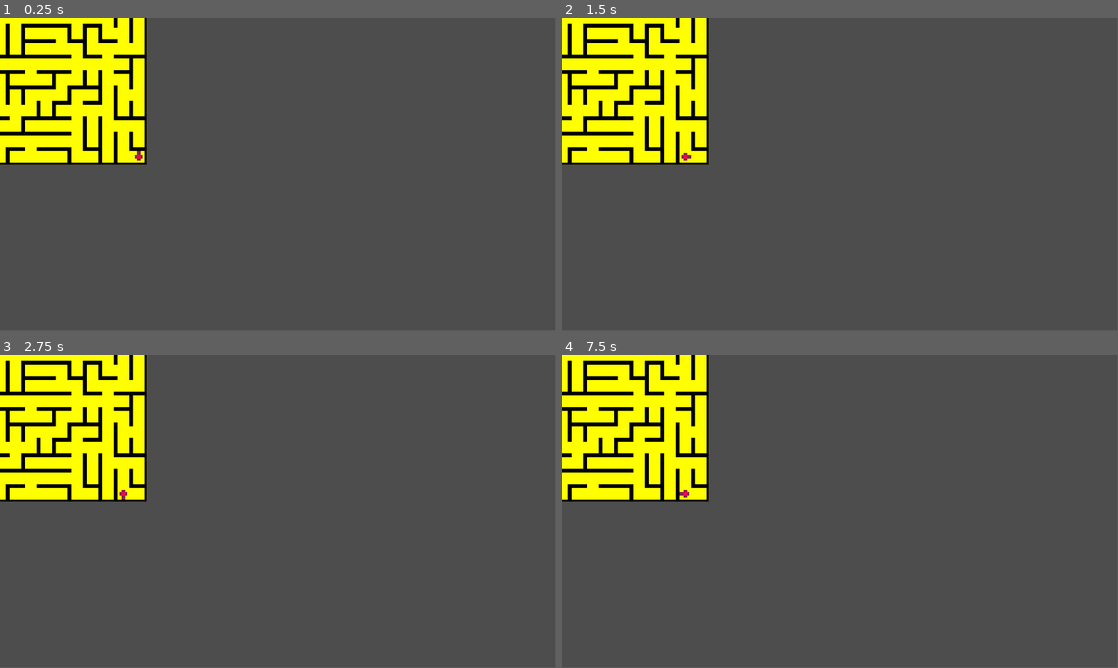
Above: before the commit, frames 1-4 (two rows, left to right).
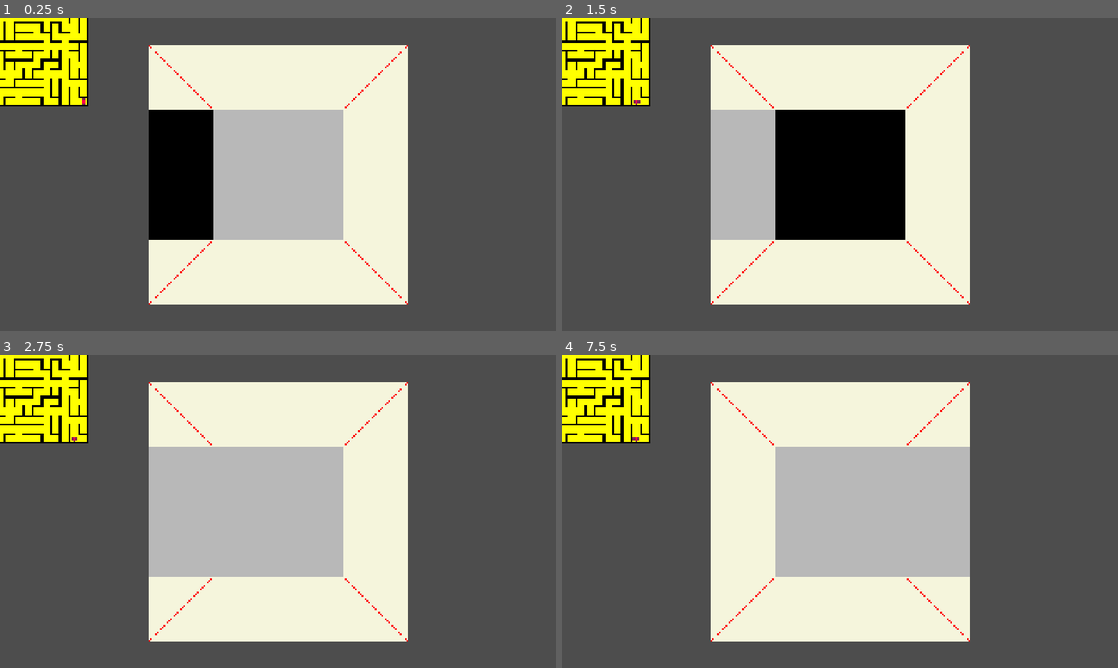
Above: after the commit, the same moments.

Repository: sym-z/arm-to-the-teeth
Game: Godot game, scene res://scenes/testing_level/testing_level.tscn
Same seed, same stepped clock (60 frames per second), same inputs: the game is played once before the commit and once after it. The project has no main scene, so this scene is started directly.
Inputs:
- Up to frame 1 (0.25 s): no input
- Up to frame 2 (1.5 s): tap Enter at 0.5 s; hold D (turn_right) 0.53-1.28 s; tap Space at 1.25 s; hold S (move_back) from 1.28 s (still down)
- Up to frame 3 (2.75 s): tap Enter at 2 s; release S (move_back) at 2.03 s; hold D (turn_right) from 2.03 s (still down)
- Up to frame 4 (7.5 s): tap Space at 2.75, 4.25 s; release D (turn_right) at 2.78 s; hold W (move_forward) 2.78-3.53 s; tap Enter at 3.5 s; hold A (turn_left) 3.53-5.03 s; hold S (move_back) 5.03-5.78 s; hold D (turn_right) 5.78-6.53 s; hold W (move_forward) 6.53-7.28 s; hold D (turn_right) from 7.28 s (still down)
In our replay, the window is 799x449 before the commit and 800x450 after it. These sizes can differ from the game's own. Grey fills any space a smaller window leaves; there, only what the larger window draws over its background counts as a difference.

The runs differ from the first frame. In frame 1, 48% of the frame differs, in the area x 0-74%, y 0-92%; in frame 2, 48%; in frame 3, 48%; in frame 4, 48%.

Commit message:
Distance 0 Rendering

Diff:
--- /dev/null
+++ b/src/prefabs/dungeon_viewport/dungeon_viewport.gd
@@ -0,0 +1,76 @@
+extends Node2D
+
+@export var map : Node
+@export var player : Node
+
+
+## Wall Sprites
+## d0
+enum D0_CENTER {WALL,EMPTY}
+enum D0_SIDE {WALL, TURN, EMPTY}
+@export_category("D0 Walls")
+@export var d0_left : AnimatedSprite2D
+@export var d0_center : AnimatedSprite2D
+@export var d0_right : AnimatedSprite2D
+var d0_walls : Dictionary[String,AnimatedSprite2D] = {
+	"left" : d0_left,
+	"center" : d0_center,
+	"right" : d0_right,
+}
+# Called when the node enters the scene tree for the first time.
+func _ready():
+	pass # Replace with function body.
+
+
+# Called every frame. 'delta' is the elapsed time since the previous frame.
+func _process(delta):
+	pass
+
+
+func _on_map_map_generated():
+	refresh_viewport()
+
+
+func refresh_viewport():
+	# Is there a wall in front of us at d0:
+	# Get the cell the player is in
+	var curr_cell : Cell = map.world_map[player.position]
+	# Check wall in facing direction
+	if curr_cell.walls_to_int() & player.facing:
+		d0_center.frame = D0_CENTER.WALL
+	else:
+		d0_center.frame = D0_CENTER.EMPTY
+	# Check sides
+	# Left side
+	if curr_cell.walls_to_int() & Globals.left_of(player.facing):
+		d0_left.frame = D0_SIDE.WALL
+	else:
+		# Check what is ahead of the left cell in the direction that the player is facing
+		# Cannot go out of bounds because this only happens if there is not a wall to our left
+		var left_cell : Cell = map.get_left_cell(player.position,player.facing)
+		# Check to see if there is a wall or nothing in the direction the player is facing in this cell
+		if left_cell.walls_to_int() & player.facing:
+			d0_left.frame = D0_SIDE.TURN
+		else:
+			d0_left.frame = D0_SIDE.EMPTY
+	# Right side
+	if curr_cell.walls_to_int() & Globals.right_of(player.facing):
+		d0_right.frame = D0_SIDE.WALL
+	else:
+		# Check what is ahead of the right cell in the direction that the player is facing
+		# Cannot go out of bounds because this only happens if there is not a wall to our right
+		var right_cell : Cell = map.get_right_cell(player.position,player.facing)
+		# Check to see if there is a wall or nothing in the direction the player is facing in this cell
+		if right_cell.walls_to_int() & player.facing:
+			d0_right.frame = D0_SIDE.TURN
+		else:
+			d0_right.frame = D0_SIDE.EMPTY
+	pass
+
+func _on_player_change_facing():
+	refresh_viewport()
+
+
+
+func _on_player_change_position():
+	refresh_viewport()
--- /dev/null
+++ b/src/prefabs/dungeon_viewport/dungeon_viewport.tscn
@@ -0,0 +1,109 @@
+[gd_scene load_steps=15 format=3 uid="uid://b5lskvgjumjn"]
+
+[ext_resource type="Script" uid="uid://cdjdv4vrvn21b" path="res://prefabs/dungeon_viewport/dungeon_viewport.gd" id="1_x06gq"]
+[ext_resource type="Texture2D" uid="uid://by1dl3kscna6u" path="res://assets/visual/prototype_renderer/side_wall_d0.png" id="1_yqvim"]
+[ext_resource type="Texture2D" uid="uid://wkiscb54ntfj" path="res://assets/visual/prototype_renderer/front_wall_d0.png" id="2_x06gq"]
+
+[sub_resource type="AtlasTexture" id="AtlasTexture_sishi"]
+atlas = ExtResource("1_yqvim")
+region = Rect2(0, 0, 225, 900)
+
+[sub_resource type="AtlasTexture" id="AtlasTexture_8wd0p"]
+atlas = ExtResource("1_yqvim")
+region = Rect2(225, 0, 225, 900)
+
+[sub_resource type="AtlasTexture" id="AtlasTexture_g0dob"]
+atlas = ExtResource("1_yqvim")
+region = Rect2(450, 0, 225, 900)
+
+[sub_resource type="SpriteFrames" id="SpriteFrames_krg55"]
+animations = [{
+"frames": [{
+"duration": 1.0,
+"texture": SubResource("AtlasTexture_sishi")
+}, {
+"duration": 1.0,
+"texture": SubResource("AtlasTexture_8wd0p")
+}, {
+"duration": 1.0,
+"texture": SubResource("AtlasTexture_g0dob")
+}],
+"loop": true,
+"name": &"default",
+"speed": 5.0
+}]
+
+[sub_resource type="AtlasTexture" id="AtlasTexture_o1322"]
+atlas = ExtResource("2_x06gq")
+region = Rect2(0, 0, 450, 900)
+
+[sub_resource type="AtlasTexture" id="AtlasTexture_0b81m"]
+atlas = ExtResource("2_x06gq")
+region = Rect2(450, 0, 450, 900)
+
+[sub_resource type="SpriteFrames" id="SpriteFrames_57dgs"]
+animations = [{
+"frames": [{
+"duration": 1.0,
+"texture": SubResource("AtlasTexture_o1322")
+}, {
+"duration": 1.0,
+"texture": SubResource("AtlasTexture_0b81m")
+}],
+"loop": true,
+"name": &"default",
+"speed": 5.0
+}]
+
+[sub_resource type="AtlasTexture" id="AtlasTexture_4saro"]
+atlas = ExtResource("1_yqvim")
+region = Rect2(0, 0, 225, 900)
+
+[sub_resource type="AtlasTexture" id="AtlasTexture_2325p"]
+atlas = ExtResource("1_yqvim")
+region = Rect2(225, 0, 225, 900)
+
+[sub_resource type="AtlasTexture" id="AtlasTexture_ugiy4"]
+atlas = ExtResource("1_yqvim")
+region = Rect2(450, 0, 225, 900)
+
+[sub_resource type="SpriteFrames" id="SpriteFrames_i3d71"]
+animations = [{
+"frames": [{
+"duration": 1.0,
+"texture": SubResource("AtlasTexture_4saro")
+}, {
+"duration": 1.0,
+"texture": SubResource("AtlasTexture_2325p")
+}, {
+"duration": 1.0,
+"texture": SubResource("AtlasTexture_ugiy4")
+}],
+"loop": true,
+"name": &"default",
+"speed": 5.0
+}]
+
+[node name="Dungeon Viewport" type="Node2D" node_paths=PackedStringArray("d0_left", "d0_center", "d0_right")]
+script = ExtResource("1_x06gq")
+d0_left = NodePath("Distance 0/Left Wall")
+d0_center = NodePath("Distance 0/Center Wall")
+d0_right = NodePath("Distance 0/Right Wall")
+
+[node name="Distance 0" type="Node2D" parent="."]
+
+[node name="Left Wall" type="AnimatedSprite2D" parent="Distance 0"]
+position = Vector2(510, 90)
+sprite_frames = SubResource("SpriteFrames_krg55")
+centered = false
+flip_h = true
+
+[node name="Center Wall" type="AnimatedSprite2D" parent="Distance 0"]
+position = Vector2(735, 90)
+sprite_frames = SubResource("SpriteFrames_57dgs")
+centered = false
+
+[node name="Right Wall" type="AnimatedSprite2D" parent="Distance 0"]
+position = Vector2(1185, 90)
+sprite_frames = SubResource("SpriteFrames_i3d71")
+centered = false
--- a/src/prefabs/map/map.gd
+++ b/src/prefabs/map/map.gd
@@ -124,3 +124,27 @@
 	if from.position.y > to.position.y:
 		return Globals.SOUTH
 	return Globals.NORTH
+
+# Returns a coord in a given direction
+func get_loc_in_dir(curr_loc : Vector2i, dir : int):
+	match dir:
+		Globals.NORTH:
+			return Vector2i(curr_loc.x,curr_loc.y-1)
+		Globals.SOUTH:
+			return Vector2i(curr_loc.x,curr_loc.y+1)
+		Globals.WEST:
+			return Vector2i(curr_loc.x-1,curr_loc.y)
+		Globals.EAST:
+			return Vector2i(curr_loc.x+1,curr_loc.y)
+
+# Returns the cell to the left of a current location, taking into account a facing direction
+func get_left_cell(curr_loc : Vector2i, facing : int):
+	var left_dir : int = Globals.left_of(facing)
+	if check_bounds(get_loc_in_dir(curr_loc,left_dir)):
+		return world_map[get_loc_in_dir(curr_loc,left_dir)]
+
+# Returns the cell to the right of a current location, taking into account a facing direction
+func get_right_cell(curr_loc : Vector2i, facing : int):
+	var right_dir : int = Globals.right_of(facing)
+	if check_bounds(get_loc_in_dir(curr_loc,right_dir)):
+		return world_map[get_loc_in_dir(curr_loc,right_dir)]
--- a/src/project.godot
+++ b/src/project.godot
@@ -17,6 +17,12 @@
 [autoload]
 
 Globals="*res://scripts/globals.gd"
+
+[display]
+
+window/size/viewport_width=1920
+window/size/viewport_height=1080
+window/stretch/mode="canvas_items"
 
 [input]
 
--- a/src/scenes/testing_level/testing_level.tscn
+++ b/src/scenes/testing_level/testing_level.tscn
@@ -1,9 +1,10 @@
-[gd_scene load_steps=5 format=3 uid="uid://sp88rewvevlj"]
+[gd_scene load_steps=6 format=3 uid="uid://sp88rewvevlj"]
 
 [ext_resource type="PackedScene" uid="uid://cnfsb3b13fx1v" path="res://prefabs/map/map.tscn" id="1_634d8"]
 [ext_resource type="Script" uid="uid://2ghmulmo5ff" path="res://scenes/testing_level/testing_level.gd" id="1_tt45j"]
 [ext_resource type="PackedScene" uid="uid://dbnakwfvnxgvn" path="res://prefabs/debug_visualizer/debug_visualizer.tscn" id="2_tt45j"]
 [ext_resource type="PackedScene" uid="uid://dipa21mimgjkj" path="res://prefabs/player/player.tscn" id="4_f1y3a"]
+[ext_resource type="PackedScene" uid="uid://b5lskvgjumjn" path="res://prefabs/dungeon_viewport/dungeon_viewport.tscn" id="5_etvxw"]
 
 [node name="Testing Level" type="Node2D" node_paths=PackedStringArray("visualizer")]
 script = ExtResource("1_tt45j")
@@ -20,6 +21,13 @@
 position = Vector2i(9, 9)
 map = NodePath("../Map")
 
+[node name="Dungeon Viewport" parent="." node_paths=PackedStringArray("map", "player") instance=ExtResource("5_etvxw")]
+map = NodePath("../Map")
+player = NodePath("../Player")
+
 [connection signal="map_generated" from="Map" to="." method="_on_map_map_generated"]
+[connection signal="map_generated" from="Map" to="Dungeon Viewport" method="_on_map_map_generated"]
 [connection signal="change_facing" from="Player" to="Debug Visualizer" method="_on_player_change_facing"]
+[connection signal="change_facing" from="Player" to="Dungeon Viewport" method="_on_player_change_facing"]
 [connection signal="change_position" from="Player" to="Debug Visualizer" method="_on_player_change_position"]
+[connection signal="change_position" from="Player" to="Dungeon Viewport" method="_on_player_change_position"]
--- a/src/scripts/globals.gd
+++ b/src/scripts/globals.gd
@@ -25,3 +25,25 @@
 			return Globals.EAST
 		Globals.EAST:
 			return Globals.WEST
+
+func left_of(d:int):
+	match d:
+		Globals.NORTH:
+			return Globals.WEST
+		Globals.SOUTH:
+			return Globals.EAST
+		Globals.WEST:
+			return Globals.SOUTH
+		Globals.EAST:
+			return Globals.NORTH
+
+func right_of(d:int):
+	match d:
+		Globals.NORTH:
+			return Globals.EAST
+		Globals.SOUTH:
+			return Globals.WEST
+		Globals.WEST:
+			return Globals.NORTH
+		Globals.EAST:
+			return Globals.SOUTH
Binary file added: src/assets/visual/prototype_renderer/front_wall_d0.ase
Binary file added: src/assets/visual/prototype_renderer/front_wall_d0.png
Not shown, added: src/assets/visual/prototype_renderer/front_wall_d0.png.import
Binary file added: src/assets/visual/prototype_renderer/mini_front_wall_d0.ase
Binary file added: src/assets/visual/prototype_renderer/mini_side_wall_d0.ase
Binary file added: src/assets/visual/prototype_renderer/mini_side_wall_d0.asr.aseprite
Binary file added: src/assets/visual/prototype_renderer/side_wall_d0.ase
Binary file added: src/assets/visual/prototype_renderer/side_wall_d0.png
Not shown, added: src/assets/visual/prototype_renderer/side_wall_d0.png.import
Binary file added: src/assets/visual/prototype_renderer/sizing_reference.ase
Binary file added: src/assets/visual/prototype_screen_ref/dimension_scaling.ase
Binary file added: src/assets/visual/prototype_screen_ref/dimension_scaling.png
(and 5 more such lines)
